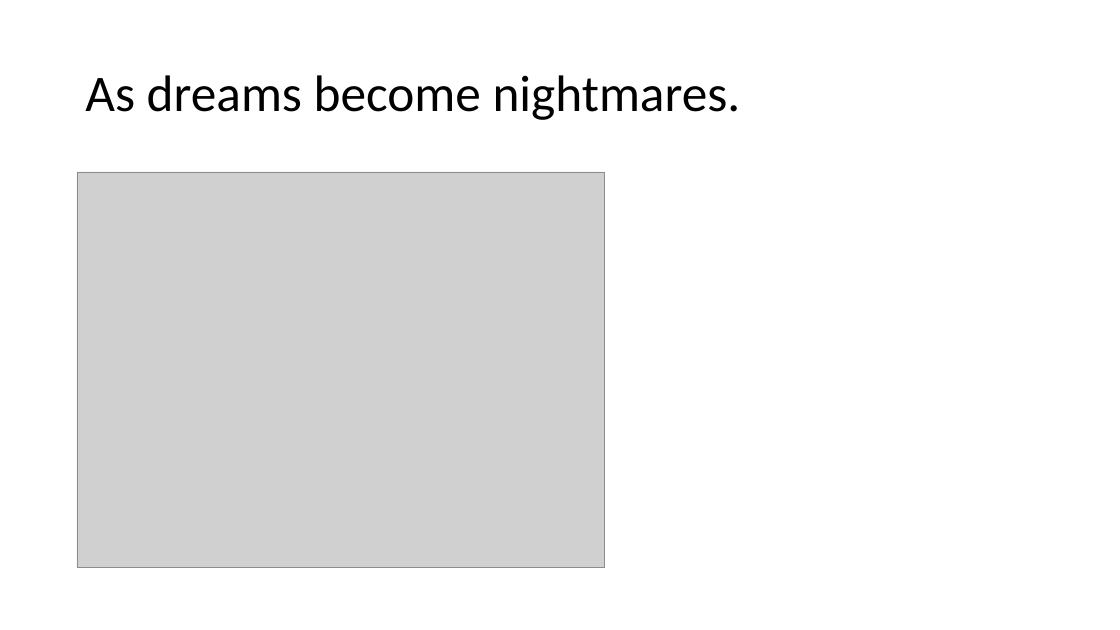
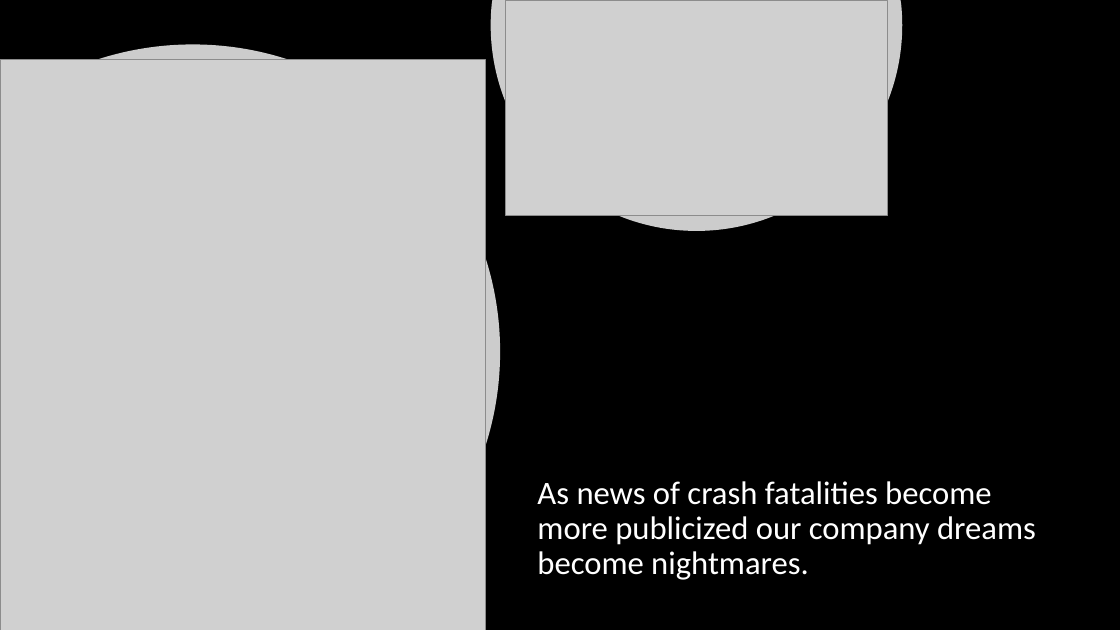
Before and after one commit to adanque/DSC640, a slide deck: slide 3 of Task5-VideoPresentation/Fictious Airways.pptx. Drawn at 1120x630 pixels with LibreOffice and Linux fonts; fonts in the diff are those of the drawing; grey boxes stand for pictures; background and template pictures are left out. Boxes give left, top, right and bottom in pixels: in the first picture for what was removed or moved away, otherwise in the second. Text is boxed around its words. In the diff, an @@ line names an element or a change of style, - is before the commit and + after.

```diff
--- a/Task5-VideoPresentation/Fictious Airways.pptx
+++ b/Task5-VideoPresentation/Fictious Airways.pptx
@@ background #FFFFFF to picture (left out) @@
@@ freeform shape added at (491,0,902,231), fill #FFFFFF at 80% opacity @@
@@ picture added at (506,0,887,216) @@
@@ freeform shape added at (0,45,500,630), fill #FFFFFF at 80% opacity @@
@@ picture added at (0,60,485,630) @@
@@ picture removed at (77,172,605,568) @@
@@ title "As news of crash fatalities ..." at (537,481,1036,580): vertical alignment middle to top @@
@@ title at (537,481,1036,580): text changed; size 44 to 28 pt; text colour #000000 to #FFFFFF @@
-As dreams become nightmares.
+As news of crash fatalities become more publicized our company dreams become nightmares.
```
Also in this commit, not shown: 16 other slides changed, 8 other files.
